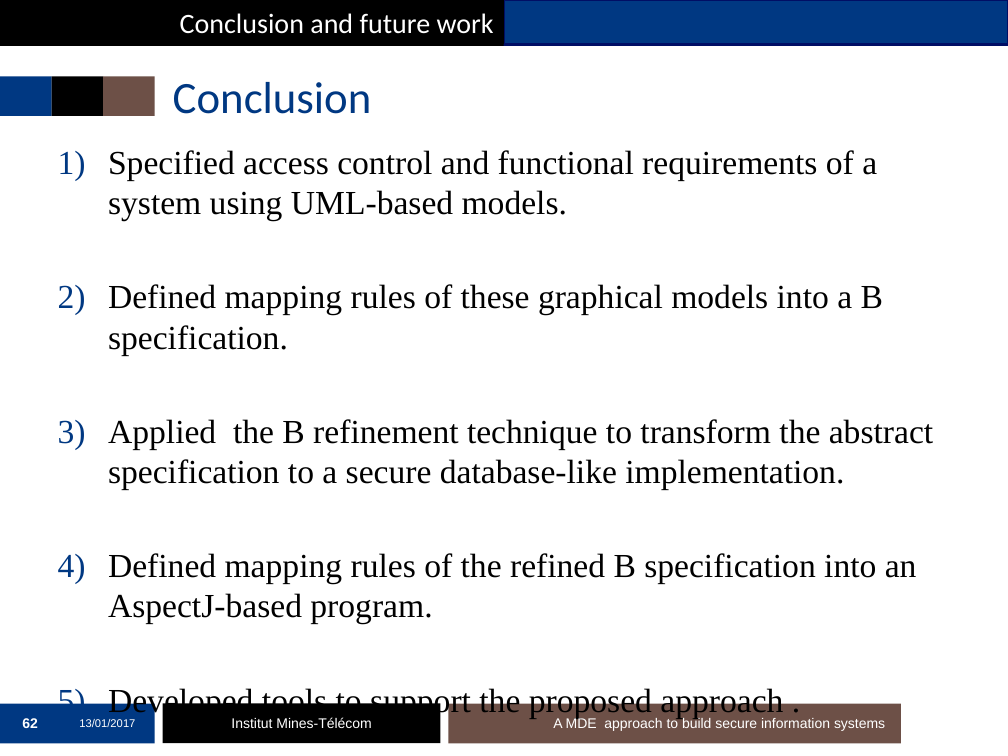
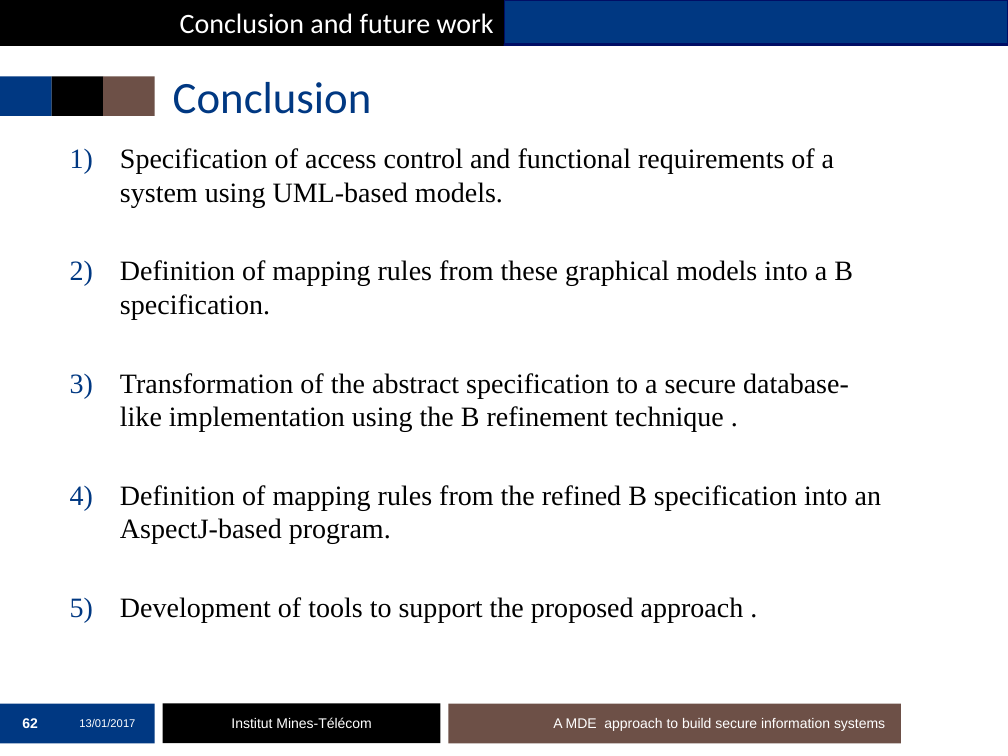
Before and after one commit to mai-ng/phdDefense, a slide deck: slide 62 of slides/presentation-defense.pptx. Drawn at 1008x756 pixels with LibreOffice and Linux fonts; fonts in the diff are those of the drawing; background and template pictures are left out. Boxes give left, top, right and bottom in pixels: in the first picture for what was removed or moved away, otherwise in the second. Text is boxed around its words. In the diff, an @@ line names an element or a change of style, - is before the commit and + after.

Commit message:
update the slides

```diff
--- a/slides/presentation-defense.pptx
+++ b/slides/presentation-defense.pptx
@@ text at [120,148,881,622]: text changed; size 24 to 20 pt @@
-1) Specified access control and functional requirements of a system using UML-based models.
-2) Defined mapping rules of these graphical models into a B specification.
-3) Applied the B refinement technique to transform the abstract specification to a secure database-like implementation.
-4) Defined mapping rules of the refined B specification into an AspectJ-based program.
-5) Developed tools to support the proposed approach .
+1) Specification of access control and functional requirements of a system using UML-based models.
+2) Definition of mapping rules from these graphical models into a B specification.
+3) Transformation of the abstract specification to a secure database-like implementation using the B refinement technique .
+4) Definition of mapping rules from the refined B specification into an AspectJ-based program.
+5) Development of tools to support the proposed approach .
```
Also in this commit, not shown: 12 other slides changed.
